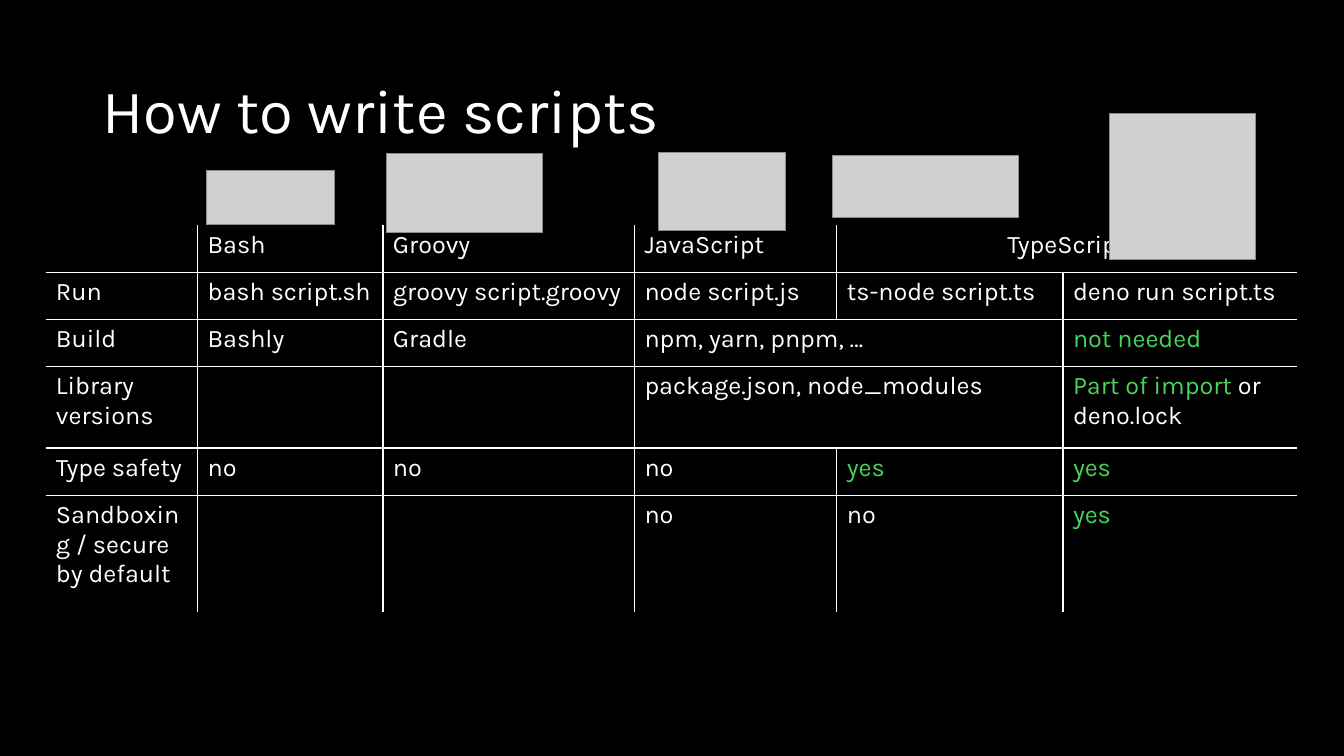
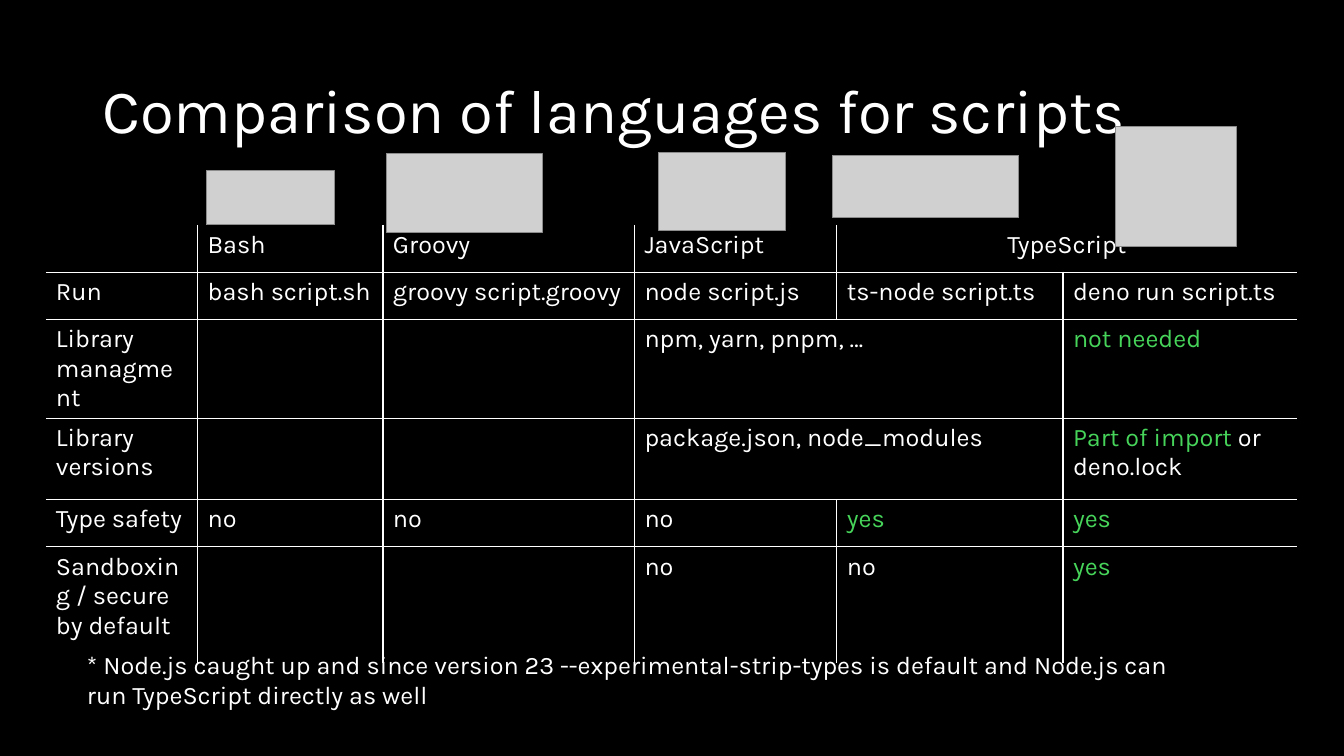
Before and after one commit to MichiSpebach/denoexamples, a slide deck: slide 9 of presentation.pptx (slide 5 before the commit). Drawn at 1344x756 pixels with LibreOffice and Linux fonts; fonts in the diff are those of the drawing; grey boxes stand for pictures. Boxes give left, top, right and bottom in pixels: in the first picture for what was removed or moved away, otherwise in the second. Text is boxed around its words. In the diff, an @@ line names an element or a change of style, - is before the commit and + after.

```diff
--- a/presentation.pptx
+++ b/presentation.pptx
@@ title at (x1=102, y1=90, x2=1125, y2=148): text changed @@
-How to write scripts
+Comparison of languages for scripts
@@ picture resized from (x1=1109, y1=113, x2=1255, y2=259) to (x1=1116, y1=126, x2=1237, y2=247) @@
@@ table at (x1=46, y1=225, x2=1298, y2=644) @@
-row 3: Build | Bashly | Gradle | npm, yarn, pnpm, … |  | not needed
+row 3: Library managment |  |  | npm, yarn, pnpm, … |  | not needed
@@ text added at (x1=87, y1=652, x2=1166, y2=710), 18 pt, text #FFFFFF @@
+* Node.js caught up and since version 23 --experimental-strip-types is default and Node.js can run TypeScript directly as well
```
Also in this commit, not shown: 4 other slides changed, 6 slides added, 1 slide removed, 1 other file.
